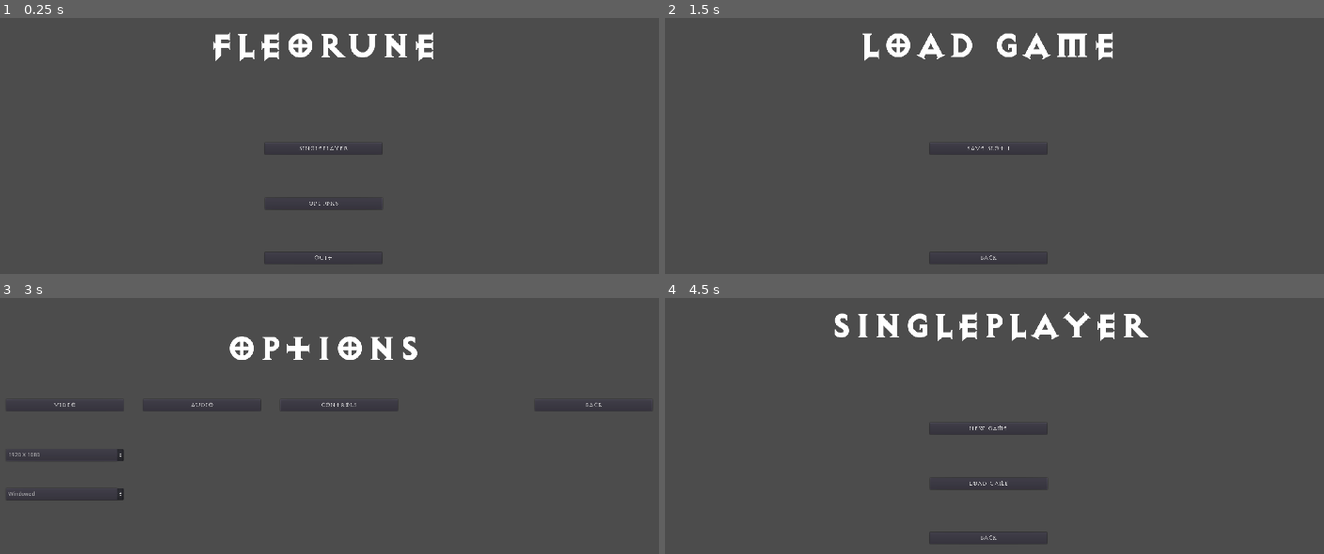
Above: before the commit, frames 1-4 (two rows, left to right).
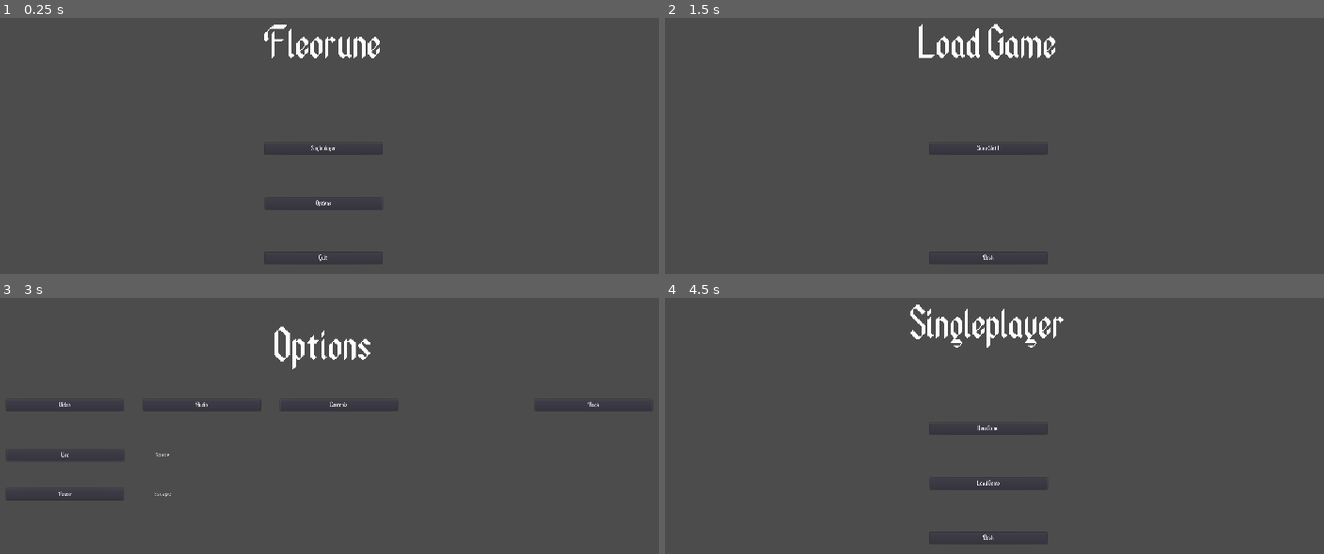
Above: after the commit, the same moments.

Repository: h19mili/Projekt_Fleorune.VM
Game: Godot game, scene res://Scenes/Menu/Main.tscn
Same seed, same stepped clock (60 frames per second), same inputs: the game is played once before the commit and once after it.
Inputs:
- Up to frame 1 (0.25 s): no input
- Up to frame 2 (1.5 s): click "Singleplayer" at 0.5 s; click "Load Game" at 1.25 s
- Up to frame 3 (3 s): click "Back" at 2 s; click "Options" at 2.75 s
- Up to frame 4 (4.5 s): click "Back" at 3.5 s; click "Singleplayer" at 4.25 s

The runs differ from the first frame. In frame 1, 1.8% of the frame differs, in the area x 32-66%, y 2-95%; in frame 2, 2.0%; in frame 3, 1.8%; in frame 4, 2.4%, in the area x 25-74%, y 2-95%.

Commit message:
Font update

Diff:
--- a/Scenes/Menu/HUD.tscn
+++ b/Scenes/Menu/HUD.tscn
@@ -1,7 +1,6 @@
-[gd_scene load_steps=8 format=2]
+[gd_scene load_steps=7 format=2]
 
-[ext_resource path="res://Fonts/Menu/DiabloHeavy.ttf" type="DynamicFontData" id=1]
-[ext_resource path="res://Fonts/Menu/DiabloLight.ttf" type="DynamicFontData" id=2]
+[ext_resource path="res://Fonts/Menu/AncientModernTales-a7Po.ttf" type="DynamicFontData" id=1]
 [ext_resource path="res://Scripts/Menu/HUD.gd" type="Script" id=3]
 
 [sub_resource type="DynamicFont" id=1]
@@ -9,13 +8,13 @@
 font_data = ExtResource( 1 )
 
 [sub_resource type="DynamicFont" id=2]
-font_data = ExtResource( 2 )
+font_data = ExtResource( 1 )
 
 [sub_resource type="DynamicFont" id=3]
-font_data = ExtResource( 2 )
+font_data = ExtResource( 1 )
 
 [sub_resource type="DynamicFont" id=4]
-font_data = ExtResource( 2 )
+font_data = ExtResource( 1 )
 
 [node name="HUD" type="Control"]
 anchor_right = 1.0
--- a/Scenes/Menu/Load.tscn
+++ b/Scenes/Menu/Load.tscn
@@ -1,21 +1,20 @@
-[gd_scene load_steps=8 format=2]
+[gd_scene load_steps=7 format=2]
 
-[ext_resource path="res://Fonts/Menu/DiabloHeavy.ttf" type="DynamicFontData" id=1]
+[ext_resource path="res://Fonts/Menu/AncientModernTales-a7Po.ttf" type="DynamicFontData" id=1]
 [ext_resource path="res://Scripts/Menu/Load.gd" type="Script" id=2]
-[ext_resource path="res://Fonts/Menu/DiabloLight.ttf" type="DynamicFontData" id=3]
 
 [sub_resource type="DynamicFont" id=1]
 size = 100
 font_data = ExtResource( 1 )
 
 [sub_resource type="DynamicFont" id=2]
-font_data = ExtResource( 3 )
+font_data = ExtResource( 1 )
 
 [sub_resource type="DynamicFont" id=3]
-font_data = ExtResource( 3 )
+font_data = ExtResource( 1 )
 
 [sub_resource type="DynamicFont" id=4]
-font_data = ExtResource( 3 )
+font_data = ExtResource( 1 )
 
 [node name="Load" type="Control"]
 anchor_right = 1.0
@@ -27,10 +26,10 @@
 
 [node name="lbl_name" type="Label" parent="."]
 anchor_right = 1.0
-anchor_bottom = 0.3
-margin_bottom = 17.0
+anchor_bottom = 0.316
+margin_bottom = -0.280029
 custom_fonts/font = SubResource( 1 )
-text = "load game
+text = "Load Game
 "
 align = 1
 valign = 1
--- a/Scenes/Menu/Main.tscn
+++ b/Scenes/Menu/Main.tscn
@@ -1,21 +1,20 @@
-[gd_scene load_steps=8 format=2]
+[gd_scene load_steps=7 format=2]
 
-[ext_resource path="res://Fonts/Menu/DiabloHeavy.ttf" type="DynamicFontData" id=1]
+[ext_resource path="res://Fonts/Menu/AncientModernTales-a7Po.ttf" type="DynamicFontData" id=1]
 [ext_resource path="res://Scripts/Menu/Main.gd" type="Script" id=2]
-[ext_resource path="res://Fonts/Menu/DiabloLight.ttf" type="DynamicFontData" id=3]
 
 [sub_resource type="DynamicFont" id=1]
 size = 100
 font_data = ExtResource( 1 )
 
 [sub_resource type="DynamicFont" id=2]
-font_data = ExtResource( 3 )
+font_data = ExtResource( 1 )
 
 [sub_resource type="DynamicFont" id=3]
-font_data = ExtResource( 3 )
+font_data = ExtResource( 1 )
 
 [sub_resource type="DynamicFont" id=4]
-font_data = ExtResource( 3 )
+font_data = ExtResource( 1 )
 
 [node name="Main" type="Control"]
 anchor_right = 1.0
@@ -27,8 +26,8 @@
 
 [node name="main_menu_label" type="Label" parent="."]
 anchor_right = 1.0
-anchor_bottom = 0.3
-margin_bottom = 17.0
+anchor_bottom = 0.316
+margin_bottom = -0.280029
 custom_fonts/font = SubResource( 1 )
 text = "Fleorune
 "
--- a/Scenes/Menu/Options.tscn
+++ b/Scenes/Menu/Options.tscn
@@ -1,27 +1,41 @@
-[gd_scene load_steps=10 format=2]
-
-[ext_resource path="res://Fonts/Menu/DiabloHeavy.ttf" type="DynamicFontData" id=1]
+[gd_scene load_steps=14 format=2]
+
+[ext_resource path="res://Fonts/Menu/AncientModernTales-a7Po.ttf" type="DynamicFontData" id=1]
 [ext_resource path="res://Scripts/Menu/Options.gd" type="Script" id=2]
-[ext_resource path="res://Fonts/Menu/DiabloLight.ttf" type="DynamicFontData" id=3]
 
 [sub_resource type="DynamicFont" id=1]
 size = 100
 font_data = ExtResource( 1 )
 
 [sub_resource type="DynamicFont" id=2]
-font_data = ExtResource( 3 )
+font_data = ExtResource( 1 )
 
 [sub_resource type="DynamicFont" id=3]
-font_data = ExtResource( 3 )
+font_data = ExtResource( 1 )
 
 [sub_resource type="DynamicFont" id=4]
-font_data = ExtResource( 3 )
+font_data = ExtResource( 1 )
 
 [sub_resource type="DynamicFont" id=5]
-font_data = ExtResource( 3 )
+font_data = ExtResource( 1 )
 
 [sub_resource type="DynamicFont" id=6]
-font_data = ExtResource( 3 )
+font_data = ExtResource( 1 )
+
+[sub_resource type="DynamicFont" id=7]
+font_data = ExtResource( 1 )
+
+[sub_resource type="DynamicFont" id=8]
+font_data = ExtResource( 1 )
+
+[sub_resource type="DynamicFont" id=9]
+font_data = ExtResource( 1 )
+
+[sub_resource type="DynamicFont" id=10]
+font_data = ExtResource( 1 )
+
+[sub_resource type="DynamicFont" id=11]
+font_data = ExtResource( 1 )
 
 [node name="Options" type="Control"]
 anchor_right = 1.0
@@ -88,6 +102,7 @@
 }
 
 [node name="Options_cntrl_Video" type="Control" parent="."]
+visible = false
 anchor_top = 0.35
 anchor_right = 1.0
 anchor_bottom = 1.0
@@ -97,6 +112,7 @@
 margin_top = 50.0
 margin_right = 450.0
 margin_bottom = 80.0
+custom_fonts/font = SubResource( 5 )
 __meta__ = {
 "_edit_use_anchors_": false
 }
@@ -106,6 +122,7 @@
 margin_top = 150.0
 margin_right = 450.0
 margin_bottom = 180.0
+custom_fonts/font = SubResource( 6 )
 __meta__ = {
 "_edit_use_anchors_": false
 }
@@ -126,6 +143,7 @@
 margin_top = 50.0
 margin_right = 450.0
 margin_bottom = 80.0
+custom_fonts/font = SubResource( 7 )
 text = "Mute Master Volume"
 __meta__ = {
 "_edit_use_anchors_": false
@@ -142,10 +160,11 @@
 }
 
 [node name="btn_Music_Mute" type="Button" parent="Options_cntrl_Audio"]
-margin_left = 148.665
-margin_top = 150.0
-margin_right = 448.665
-margin_bottom = 180.0
+margin_left = 150.0
+margin_top = 150.0
+margin_right = 450.0
+margin_bottom = 180.0
+custom_fonts/font = SubResource( 8 )
 text = "Mute Music Volume"
 
 [node name="sldr_Music" type="HSlider" parent="Options_cntrl_Audio"]
@@ -163,6 +182,7 @@
 margin_top = 250.0
 margin_right = 450.0
 margin_bottom = 280.0
+custom_fonts/font = SubResource( 9 )
 text = "Mute Effects Volume"
 __meta__ = {
 "_edit_use_anchors_": false
@@ -179,7 +199,6 @@
 }
 
 [node name="Options_cntrl_Controls" type="Control" parent="."]
-visible = false
 anchor_top = 0.35
 anchor_right = 1.0
 anchor_bottom = 1.0
@@ -192,7 +211,7 @@
 margin_top = 50.0
 margin_right = 451.335
 margin_bottom = 80.0
-custom_fonts/font = SubResource( 5 )
+custom_fonts/font = SubResource( 10 )
 text = "Use"
 __meta__ = {
 "_edit_use_anchors_": false
@@ -214,7 +233,7 @@
 margin_top = 150.0
 margin_right = 450.0
 margin_bottom = 180.0
-custom_fonts/font = SubResource( 6 )
+custom_fonts/font = SubResource( 11 )
 text = "Pause"
 __meta__ = {
 "_edit_use_anchors_": false
--- a/Scenes/Menu/Save.tscn
+++ b/Scenes/Menu/Save.tscn
@@ -1,21 +1,20 @@
-[gd_scene load_steps=8 format=2]
+[gd_scene load_steps=7 format=2]
 
-[ext_resource path="res://Fonts/Menu/DiabloHeavy.ttf" type="DynamicFontData" id=1]
+[ext_resource path="res://Fonts/Menu/AncientModernTales-a7Po.ttf" type="DynamicFontData" id=1]
 [ext_resource path="res://Scripts/Menu/Save.gd" type="Script" id=2]
-[ext_resource path="res://Fonts/Menu/DiabloLight.ttf" type="DynamicFontData" id=3]
 
 [sub_resource type="DynamicFont" id=1]
 size = 100
 font_data = ExtResource( 1 )
 
 [sub_resource type="DynamicFont" id=2]
-font_data = ExtResource( 3 )
+font_data = ExtResource( 1 )
 
 [sub_resource type="DynamicFont" id=3]
-font_data = ExtResource( 3 )
+font_data = ExtResource( 1 )
 
 [sub_resource type="DynamicFont" id=4]
-font_data = ExtResource( 3 )
+font_data = ExtResource( 1 )
 
 [node name="Save" type="Control"]
 anchor_right = 1.0
--- a/Scenes/Menu/Singleplayer.tscn
+++ b/Scenes/Menu/Singleplayer.tscn
@@ -1,21 +1,20 @@
-[gd_scene load_steps=8 format=2]
+[gd_scene load_steps=7 format=2]
 
-[ext_resource path="res://Fonts/Menu/DiabloHeavy.ttf" type="DynamicFontData" id=1]
+[ext_resource path="res://Fonts/Menu/AncientModernTales-a7Po.ttf" type="DynamicFontData" id=1]
 [ext_resource path="res://Scripts/Menu/Singleplayer.gd" type="Script" id=2]
-[ext_resource path="res://Fonts/Menu/DiabloLight.ttf" type="DynamicFontData" id=3]
 
 [sub_resource type="DynamicFont" id=1]
 size = 100
 font_data = ExtResource( 1 )
 
 [sub_resource type="DynamicFont" id=2]
-font_data = ExtResource( 3 )
+font_data = ExtResource( 1 )
 
 [sub_resource type="DynamicFont" id=3]
-font_data = ExtResource( 3 )
+font_data = ExtResource( 1 )
 
 [sub_resource type="DynamicFont" id=4]
-font_data = ExtResource( 3 )
+font_data = ExtResource( 1 )
 
 [node name="Singleplayer" type="Control"]
 anchor_right = 1.0
Binary file added: Fonts/Menu/AncientModernTales-a7Po.ttf
